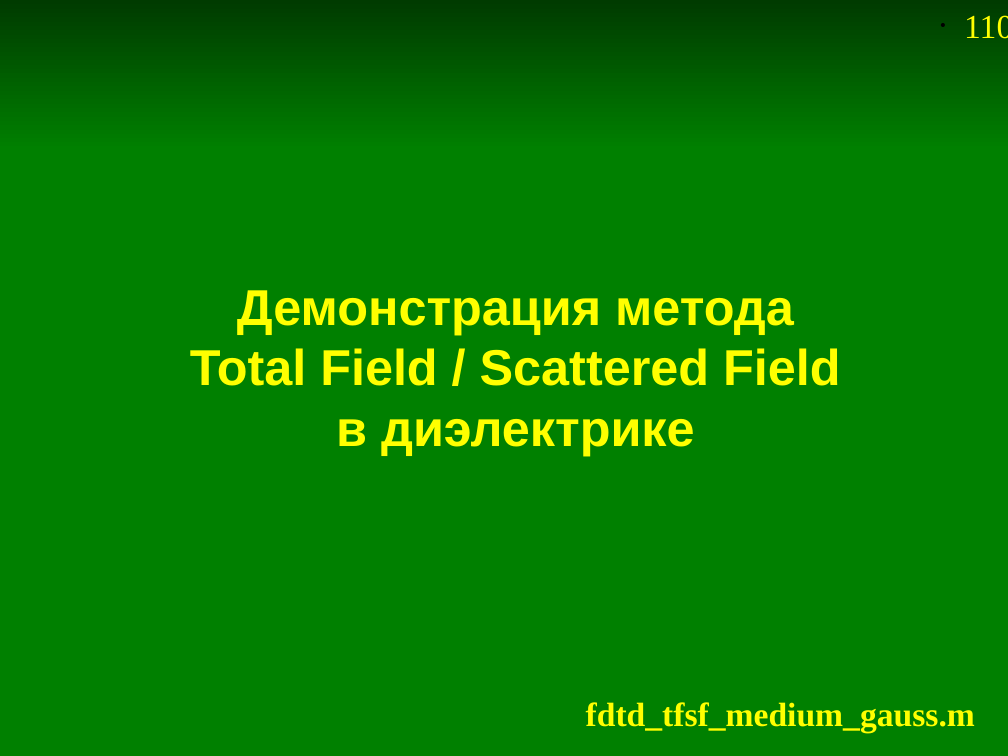
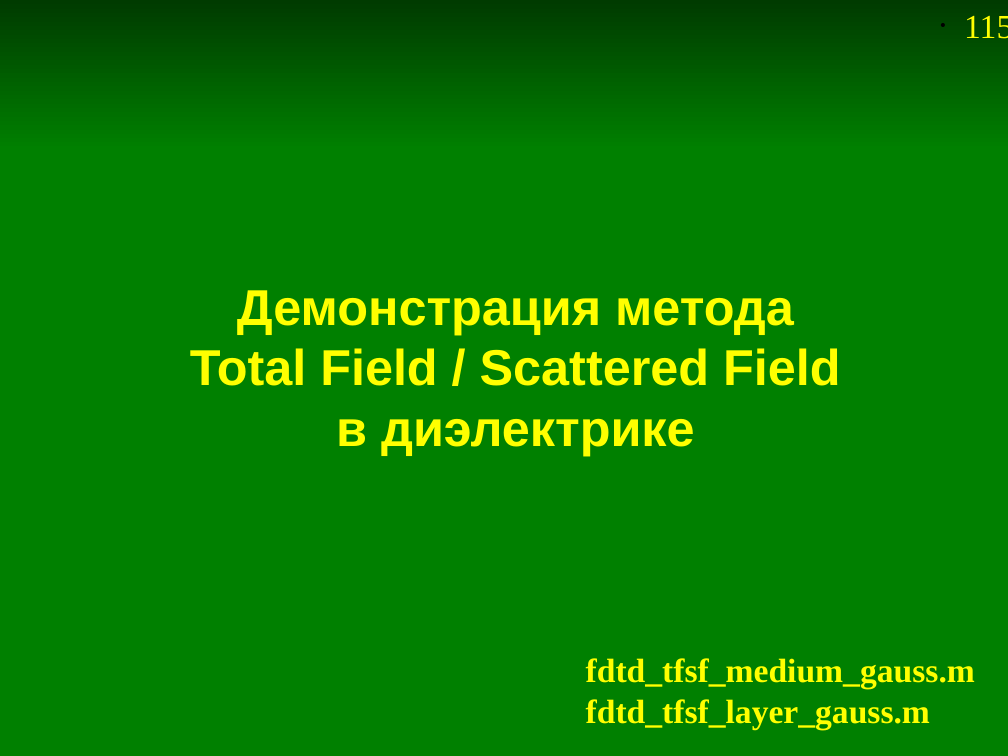
Before and after one commit to andris0147sv/modelling, a slide deck: slide 115 of presentations/2. FDTD.odp (slide 110 before the commit). Drawn at 1008x756 pixels with LibreOffice and Linux fonts; fonts in the diff are those of the drawing. Boxes give left, top, right and bottom in pixels: in the first picture for what was removed or moved away, otherwise in the second. Text is boxed around its words. In the diff, an @@ line names an element or a change of style, - is before the commit and + after.

```diff
--- a/presentations/2. FDTD.odp
+++ b/presentations/2. FDTD.odp
@@ page number at (964,16,1008,39): text changed @@
-• 110
+• 115
@@ text "fdtd_tfsf_medium_gauss.m": place and size @@
-text "fdtd_tfsf_medium_gauss.m" at (586,702,975,732)
+text "fdtd_tfsf_medium_gauss.m" at (586,658,975,729)
@@ text at (586,699,930,729): paragraph added @@
+fdtd_tfsf_layer_gauss.m
```
Also in this commit, not shown: 3 other slides changed, 7 slides added, 2 slides removed, 8 other files.
